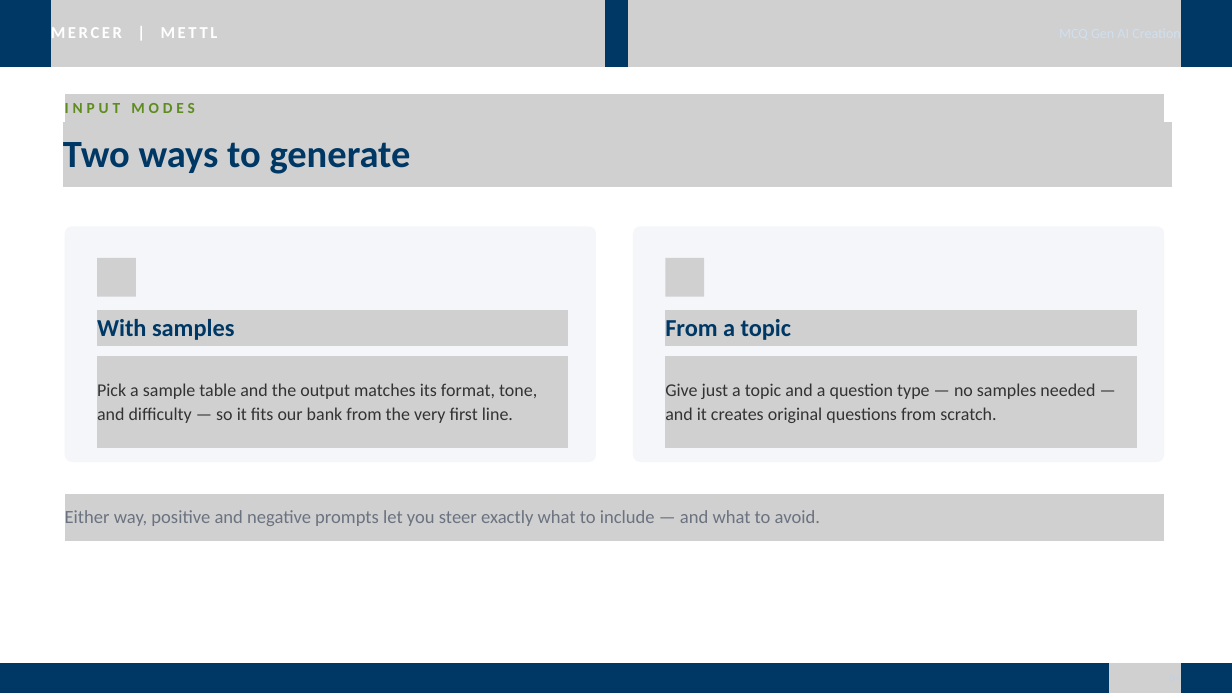
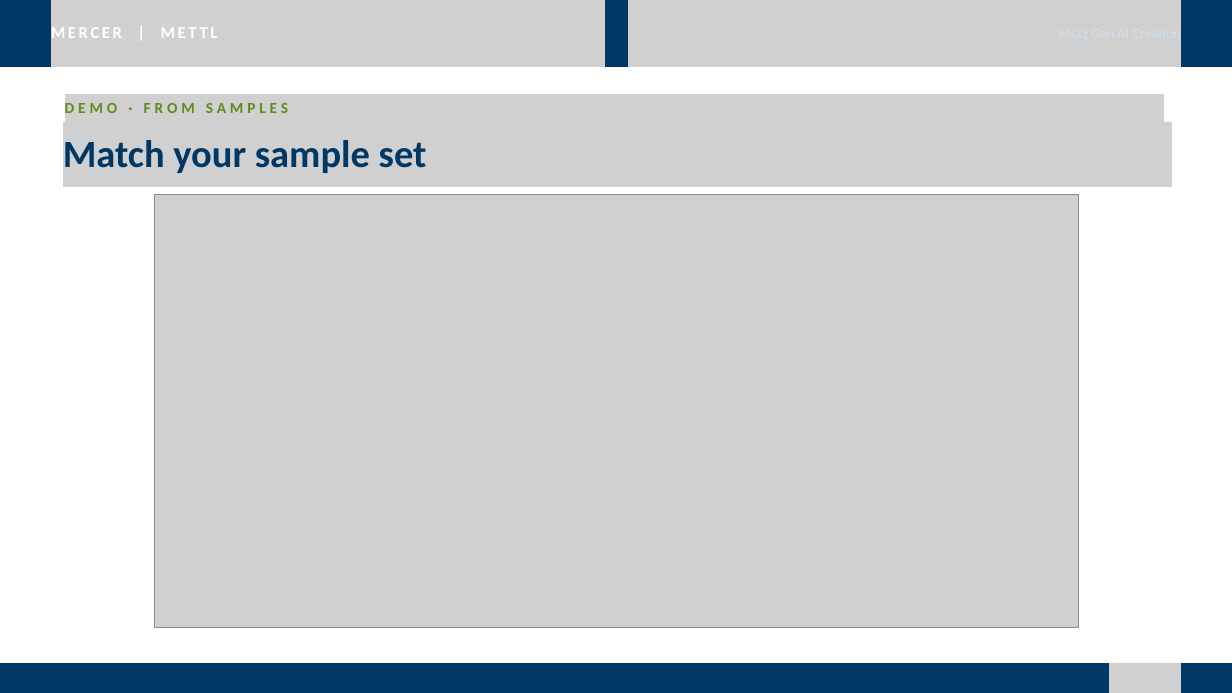
Before and after one commit to BinaryBishup/GenAI_mcqs, a slide deck: slide 5 of MCQ_GenAI_Creation_Showcase.pptx (slide 4 before the commit). Drawn at 1232x693 pixels with LibreOffice and Linux fonts; fonts in the diff are those of the drawing; grey boxes stand for pictures. Boxes give left, top, right and bottom in pixels: in the first picture for what was removed or moved away, otherwise in the second. Text is boxed around its words. In the diff, an @@ line names an element or a change of style, - is before the commit and + after.

```diff
--- a/MCQ_GenAI_Creation_Showcase.pptx
+++ b/MCQ_GenAI_Creation_Showcase.pptx
@@ text at box(65, 103, 288, 113): text changed @@
-INPUT MODES
+DEMO · FROM SAMPLES
@@ text at box(63, 140, 427, 173): text changed @@
-Two ways to generate
+Match your sample set
@@ picture added at box(154, 194, 1078, 628) @@
@@ freeform shape removed at box(65, 226, 596, 462) @@
@@ freeform shape removed at box(633, 226, 1164, 462) @@
@@ picture removed at box(97, 257, 136, 296) @@
@@ picture removed at box(665, 257, 704, 296) @@
@@ picture removed at box(97, 310, 568, 347) @@
@@ text removed at box(97, 319, 234, 340) @@
-With samples
@@ picture removed at box(665, 310, 1137, 347) @@
@@ text removed at box(665, 319, 791, 340) @@
-From a topic
@@ picture removed at box(97, 356, 568, 448) @@
@@ picture removed at box(665, 356, 1137, 448) @@
@@ text removed at box(97, 383, 537, 423) @@
-Pick a sample table and the output matches its format, tone, and difficulty — so it fits our bank from the very first line.
@@ text removed at box(665, 383, 1095, 423) @@
-Give just a topic and a question type — no samples needed — and it creates original questions from scratch.
@@ picture removed at box(65, 495, 1164, 541) @@
@@ text removed at box(65, 510, 820, 526) @@
-Either way, positive and negative prompts let you steer exactly what to include — and what to avoid.
```
Also in this commit, not shown: 5 other slides changed.
